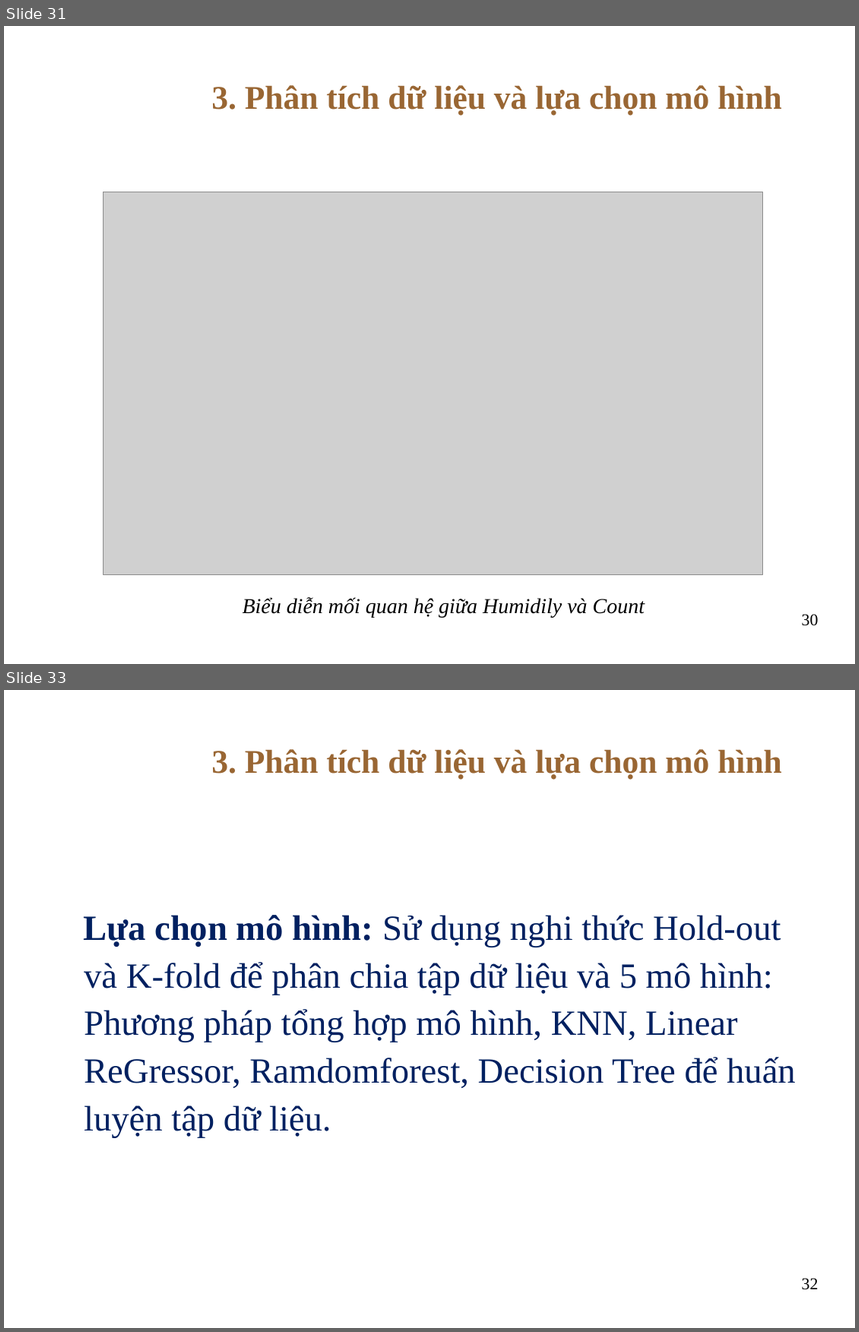
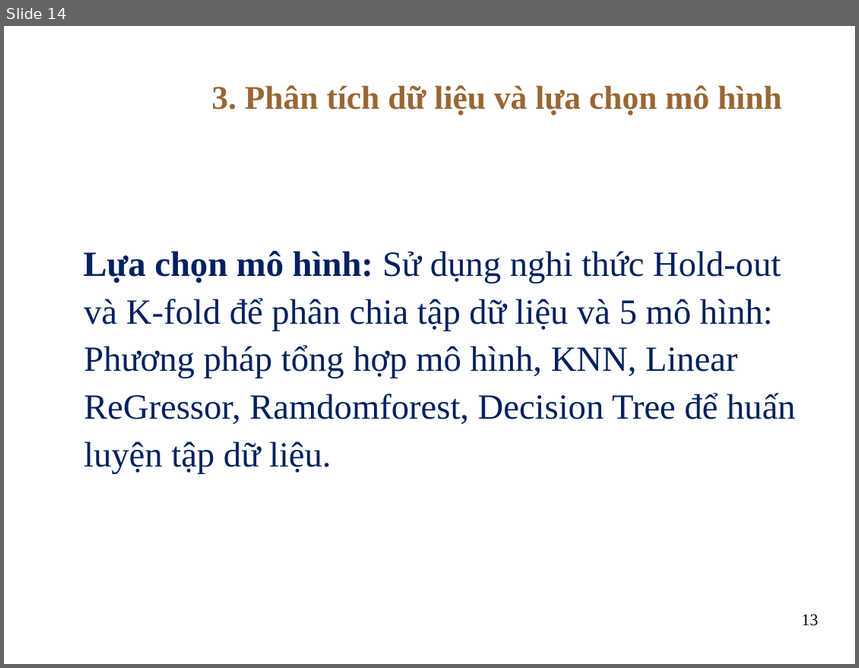
Before and after one commit to Viet0904/CT294_Bike_Sharing_Demand, a slide deck: Report/Baocaonhom6.pptx. Shown one above the other, each under a label of ours: slides 31 and 33 before the commit, slide 14 after it; the slides between them are not shown. The pictures are 859x1332 and 859x668 pixels, drawn with LibreOffice and Linux fonts; fonts in the diff are those of the drawing; grey boxes stand for pictures; background and template pictures are left out. Boxes give left, top, right and bottom in pixels: in the first picture for what was removed or moved away, otherwise in the second. Text is boxed around its words. In the diff, an @@ line names an element or a change of style, - is before the commit and + after.

```diff
--- a/Report/Baocaonhom6.pptx
+++ b/Report/Baocaonhom6.pptx
@@ slide 31 removed at (4, 26, 855, 664), background picture (left out) @@
@@ title removed at (211, 85, 782, 116) @@
-3. Phân tích dữ liệu và lựa chọn mô hình
@@ picture removed at (104, 192, 763, 575) @@
@@ text removed at (243, 598, 645, 618) @@
-Biểu diễn mối quan hệ giữa Humidily và Count
@@ page number removed at (802, 614, 819, 626) @@
-30
@@ what was slide 33 is now slide 14 @@
@@ page number at (802, 614, 819, 626): text changed @@
-32
+13
```
Also in this commit, not shown: 18 other slides removed, 10 other files.
